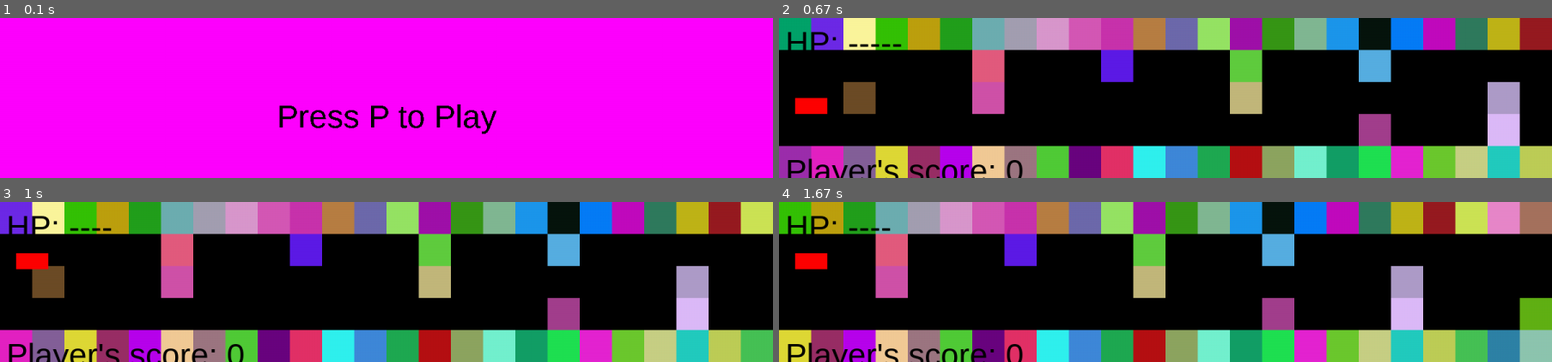
Above: before the commit, frames 1-4 (two rows, left to right).
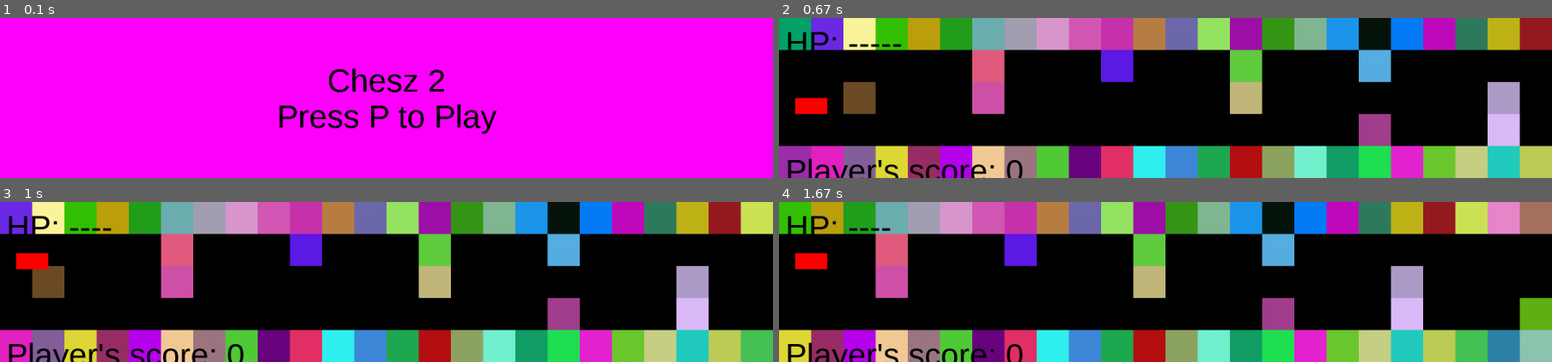
Above: after the commit, the same moments.

Repository: deeptronos/blockhogg
Game: pygame game, started from Pygame Project/blockhogg.py
The game is run twice, just before and just after one commit, with the same random seed, the same clock (stepped at 60 frames per second) and the same inputs.
Inputs:
- Up to frame 1 (0.1 s): no input
- Up to frame 2 (0.67 s): tap P at 0.33 s
- Up to frame 3 (1 s): hold W from 0.67 s (still down)
- Up to frame 4 (1.67 s): release W at 1.13 s; hold S 1.17-1.47 s; hold W from 1.5 s (still down)

The runs differ from the first frame. In frame 1, 0.7% of the frame differs, in the area x 42-58%, y 31-47%; in frame 2, nothing differs; in frame 3, nothing differs; in frame 4, nothing differs.

Commit message:
added game title to title screen

Diff:
--- a/Pygame Project/blockhogg.py
+++ b/Pygame Project/blockhogg.py
@@ -61,6 +61,13 @@
 			title_rect = titleRender.get_rect()
 			title_rect.midtop = (titleRenderPos)
 			self.screen.blit(titleRender, title_rect)
+
+			starttextRender = self.genericText.render("Chesz 2", False, (0, 0, 0))
+			starttextRenderPos = (self.screenWidth/2, self.screenHeight/2 )
+			starttext_rect = starttextRender.get_rect()
+			starttext_rect.midbottom = (starttextRenderPos)
+			self.screen.blit(starttextRender, starttext_rect)
+
 			pyg.display.update()
 			pressed = pyg.key.get_pressed()
 			if pressed[pyg.K_p]:
